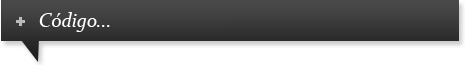
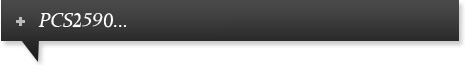
Layer changes from the first 465x65 image to the second:
added layer "PCS2590..." above "Código..." over [38, 12, 127, 28]
hid "Código..." over [39, 12, 110, 32]
